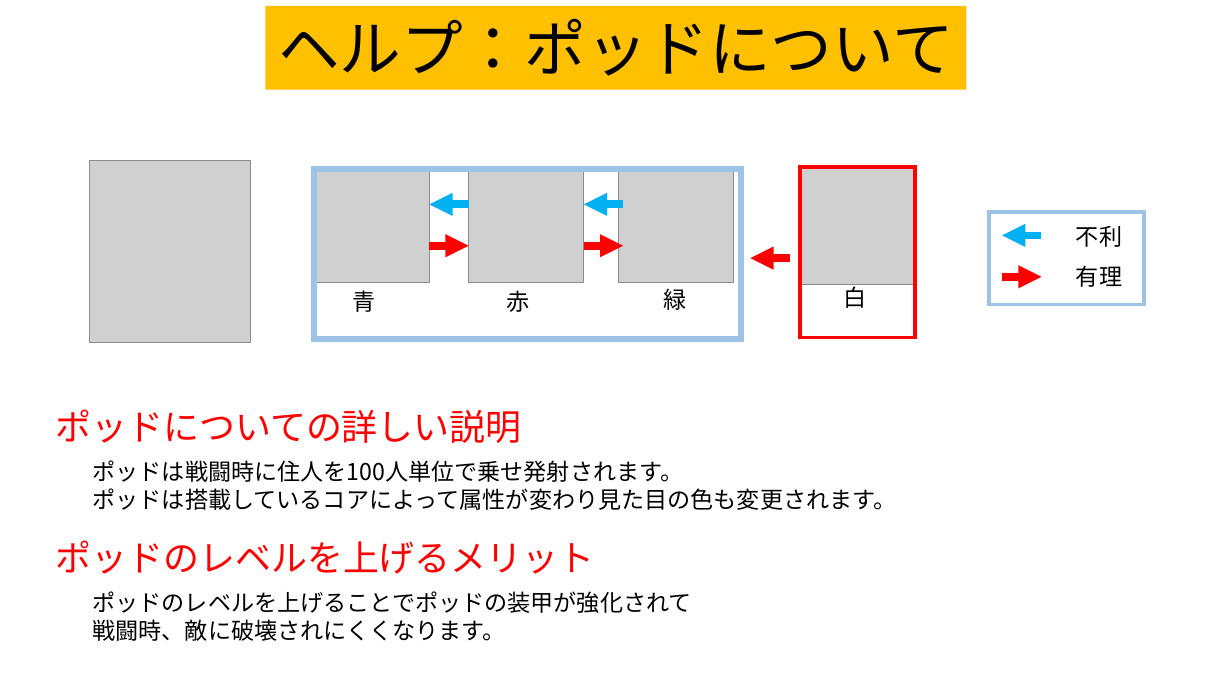
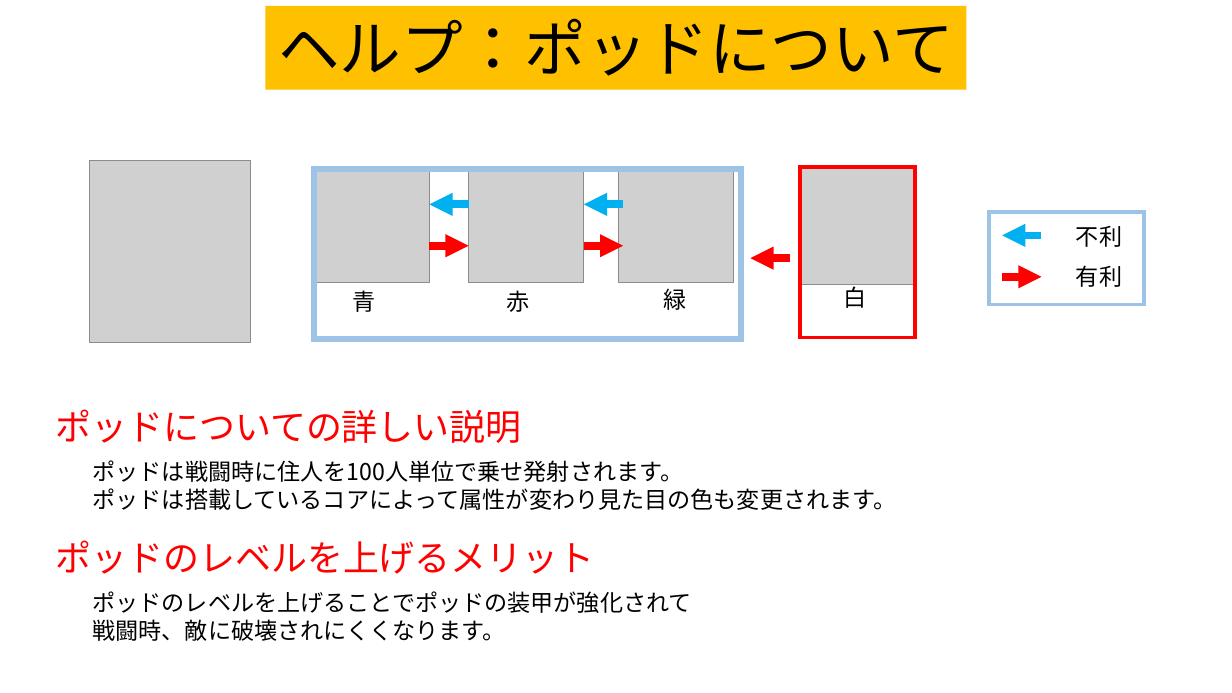
Before and after one commit to team556/team, a slide deck: slide 6 of 説明文.pptx. Drawn at 1232x693 pixels with LibreOffice and Linux fonts; fonts in the diff are those of the drawing; grey boxes stand for pictures. Boxes give left, top, right and bottom in pixels: in the first picture for what was removed or moved away, otherwise in the second. Text is boxed around its words. In the diff, an @@ line names an element or a change of style, - is before the commit and + after.

```diff
--- a/説明文.pptx
+++ b/説明文.pptx
@@ text at [1076,265,1122,287]: text changed @@
-有理
+有利
```
Also in this commit, not shown: 5 other slides changed.
